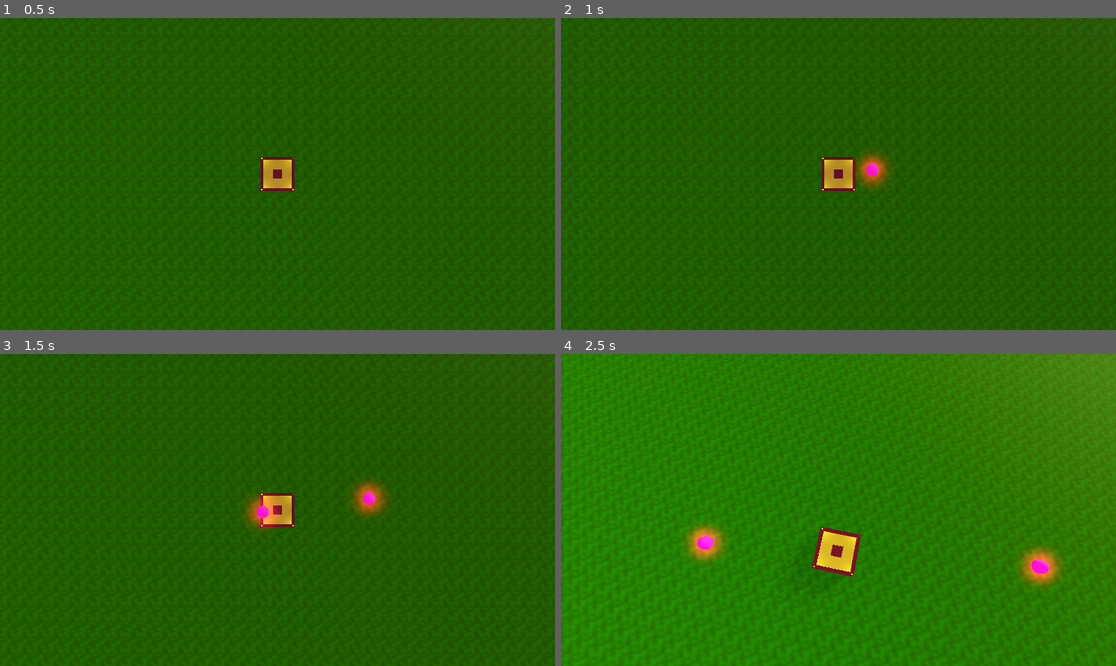
Above: before the commit, frames 1-4 (two rows, left to right).
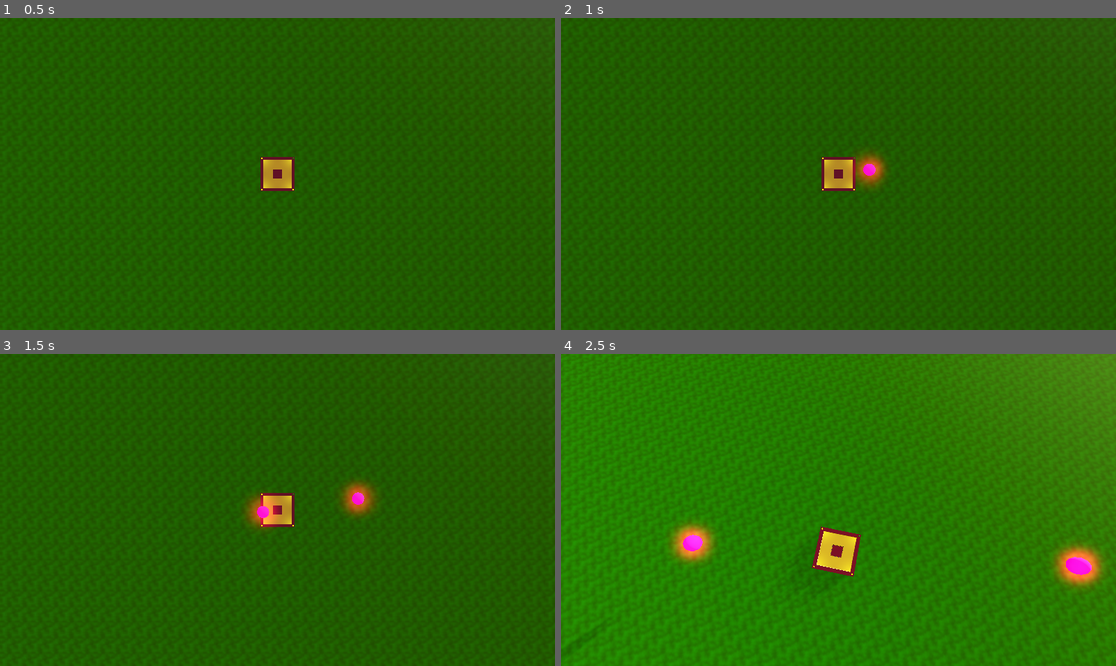
Above: after the commit, the same moments.

Repository: Eefschmeef2310/BIGMODE-Game-Jam-2023
Game: Godot game, scene res://Levels/Level.tscn
Same seed, same stepped clock (60 frames per second), same inputs: the game is played once before the commit and once after it.
Inputs (mouse positions are in pixels of both pictures, inside the frame that each line leads up to):
- Up to frame 1 (0.5 s): no input
- Up to frame 2 (1 s): tap Enter at 0.5 s; move the mouse to (960, 158) at 0.52 s; hold Right (aright) from 0.53 s (still down); hold Shift from 0.53 s (still down); click (960, 158) at 0.67 s; tap Space (jump) at 0.77 s
- Up to frame 3 (1.5 s): release Right (aright) at 1.25 s; release Shift at 1.25 s; drag from (166, 525) to (249, 572) at 1.27 s
- Up to frame 4 (2.5 s): move the mouse to (894, 441) at 2.02 s; hold Right (aright) from 2.03 s (still down); hold Shift from 2.03 s (still down); tap Tab (switch) at 2.1 s; click (894, 441) at 2.17 s

Frame 1 is identical in both runs. In frame 2, 0.3% of the frame differs, in the area x 52-60%, y 45-53%; in frame 3, 0.8%; in frame 4, 2.8%, in the area x 19-98%, y 53-76%.

Commit message:
chillin

Diff:
--- a/Levels/Level.tscn
+++ b/Levels/Level.tscn
@@ -181,11 +181,11 @@
 [sub_resource type="ConcavePolygonShape3D" id="ConcavePolygonShape3D_8i38u"]
 data = PackedVector3Array(2.5, 0, 2.5, 2.5, 0, -0.5, -0.5, 0, -0.5, -0.5, 0, -0.5, -0.5, 0, 2.5, 2.5, 0, 2.5, 2.5, 1, - …(21314 unchanged characters)…
 
+[sub_resource type="BoxShape3D" id="BoxShape3D_t4er7"]
+size = Vector3(11, 6, 11)
+
 [sub_resource type="CapsuleShape3D" id="CapsuleShape3D_n3xis"]
 height = 1.9
-
-[sub_resource type="BoxShape3D" id="BoxShape3D_t4er7"]
-size = Vector3(11, 6, 11)
 
 [node name="Level" type="Node3D"]
 
@@ -281,14 +281,6 @@
 fov = 37.8493
 size = 100.0
 
-[node name="Player" parent="Vehicle" instance=ExtResource("14_cpcr1")]
-transform = Transform3D(1, 0, 0, 0, 1, 0, 0, 0, 1, 0.189668, 2.29473, 3.41959)
-SPEED = 8.0
-MOUSE_SENSITIVITY = 0.2
-
-[node name="body" parent="Vehicle/Player" index="0"]
-shape = SubResource("CapsuleShape3D_n3xis")
-
 [node name="lilLight" parent="Vehicle" instance=ExtResource("17_73s0m")]
 
 [node name="lilLight2" parent="Vehicle" instance=ExtResource("17_73s0m")]
@@ -333,6 +325,14 @@
 transform = Transform3D(1, 0, 0, 0, 1, 0, 0, 0, 1, 0, 3, 0)
 shape = SubResource("BoxShape3D_t4er7")
 
+[node name="Player" parent="Vehicle" instance=ExtResource("14_cpcr1")]
+transform = Transform3D(1, 0, 0, 0, 1, 0, 0, 0, 1, 0.189668, 2.29473, 3.41959)
+SPEED = 8.0
+MOUSE_SENSITIVITY = 0.2
+
+[node name="body" parent="Vehicle/Player" index="0"]
+shape = SubResource("CapsuleShape3D_n3xis")
+
 [node name="transCamera" type="Camera3D" parent="."]
 transform = Transform3D(1, 0, 0, 0, 1, 0, 0, 0, 1, 15.617, 11.767, 22.549)
 current = true
--- a/Scripts/TankControls.gd
+++ b/Scripts/TankControls.gd
@@ -2,6 +2,7 @@
 
 var mode = "Control" #Modes: Control, AI, Off
 @export var speed = 5
+var speedMult = 1
 
 @export var bulletSpawn : Node3D
 @export var bulletPrefab : PackedScene
@@ -17,7 +18,12 @@
 func _process(delta):
 	if(mode == "Control"):
 		var input_dir = Input.get_vector("left", "right", "up", "down")
-		position += Vector3( input_dir.y*-1, 0 , input_dir.x )   *delta*speed
+
+		if Input.is_key_pressed(KEY_SHIFT):
+			speedMult = 2
+		else:
+			speedMult = 1
+		position += Vector3( input_dir.y*-1, 0 , input_dir.x )   *delta*speed*speedMult
 
 #		if(Input.get_vector("aleft", "aright", "aup", "adown").length() > 0):
 #			var attack_dir = Input.get_vector("aleft", "aright", "aup", "adown")
--- a/bullet.tscn
+++ b/bullet.tscn
@@ -2,13 +2,15 @@
 
 [ext_resource type="Material" uid="uid://hcggfoc6c53v" path="res://Materials/bullet.tres" id="1_u6srk"]
 
-[sub_resource type="SphereShape3D" id="SphereShape3D_blsyv"]
+[sub_resource type="SphereShape3D" id="SphereShape3D_cuw4x"]
 
 [node name="bullet" type="RigidBody3D"]
 
 [node name="CSGSphere3D" type="CSGSphere3D" parent="."]
 radius = 2.0
+rings = 12
 material = ExtResource("1_u6srk")
 
 [node name="CollisionShape3D" type="CollisionShape3D" parent="."]
-shape = SubResource("SphereShape3D_blsyv")
+transform = Transform3D(4, 0, 0, 0, 4, 0, 0, 0, 4, 0, 0, 0)
+shape = SubResource("SphereShape3D_cuw4x")
